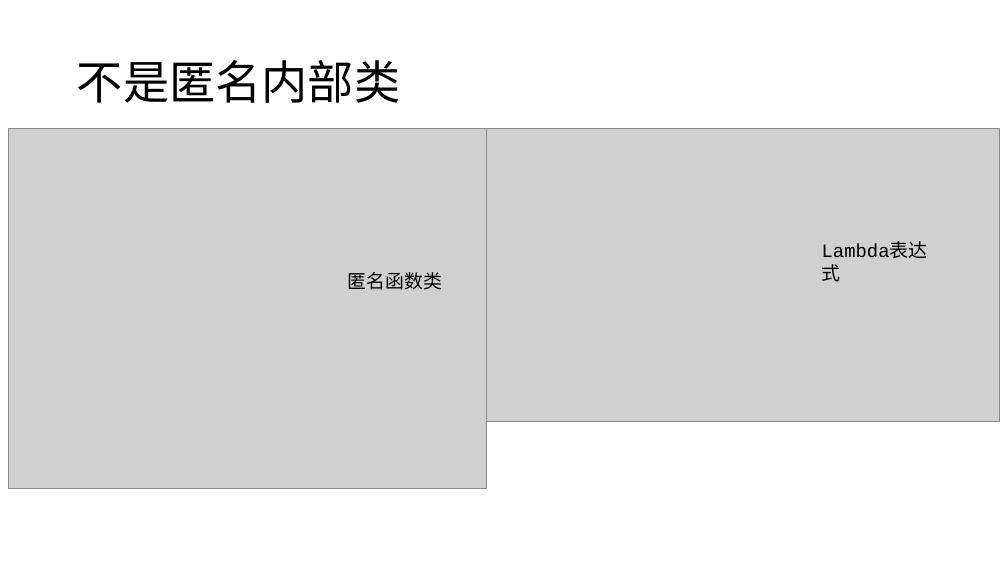
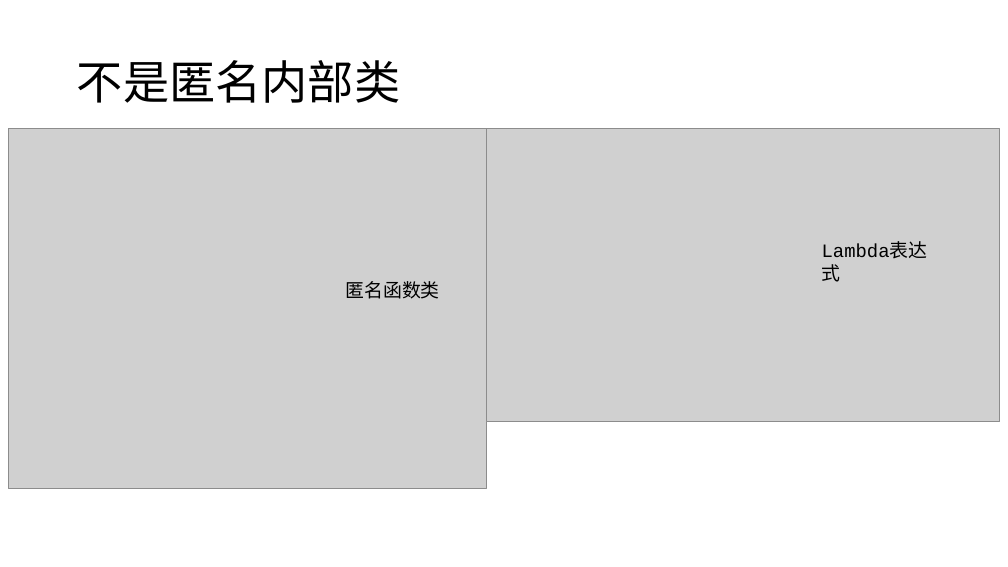
Before and after one commit to RuWang-0/lambda-in-Java-C-, a slide deck: slide 9 of lambda-ppt.pptx (slide 12 before the commit). Drawn at 1008x567 pixels with LibreOffice and Linux fonts; fonts in the diff are those of the drawing; grey boxes stand for pictures. Boxes give left, top, right and bottom in pixels: in the first picture for what was removed or moved away, otherwise in the second. Text is boxed around its words. In the diff, an @@ line names an element or a change of style, - is before the commit and + after.

```diff
--- a/lambda-ppt.pptx
+++ b/lambda-ppt.pptx
@@ text "匿名函数类": place and size @@
-text "匿名函数类" at (348,272,442,290)
+text "匿名函数类" at (345,281,439,299)
```
Also in this commit, not shown: 11 other slides changed, 2 slides added, 4 slides removed.
